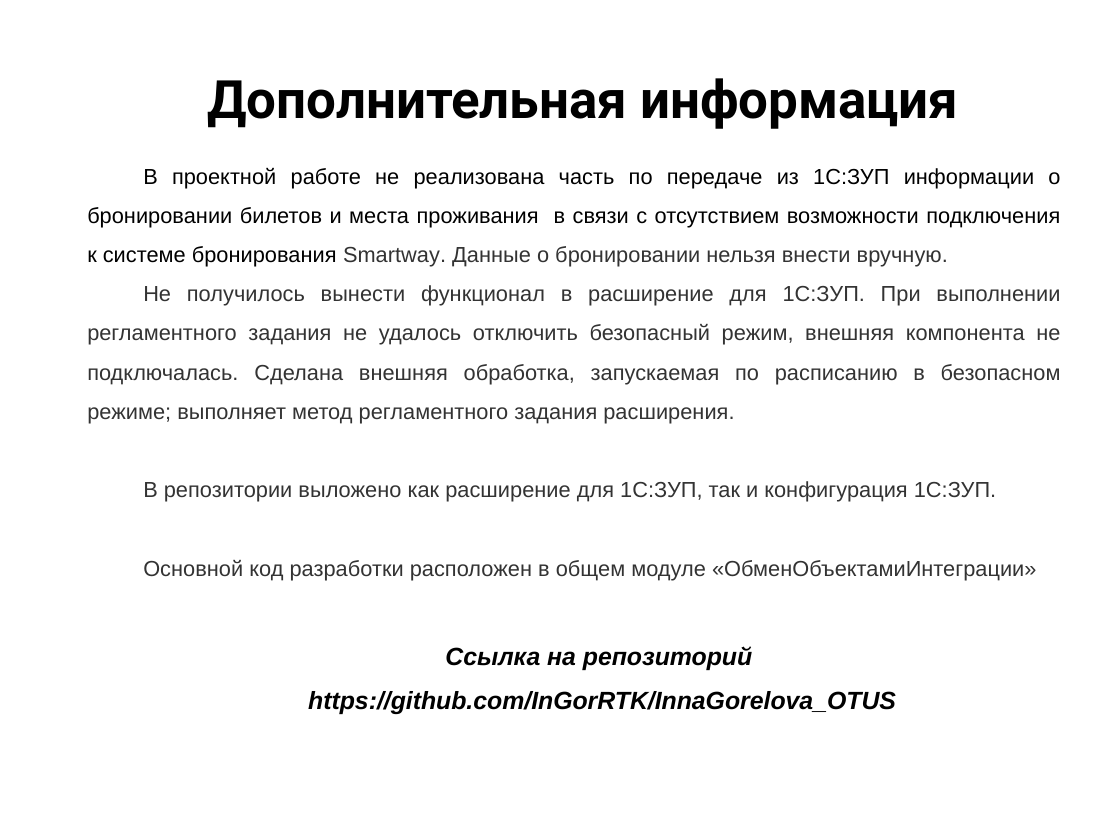
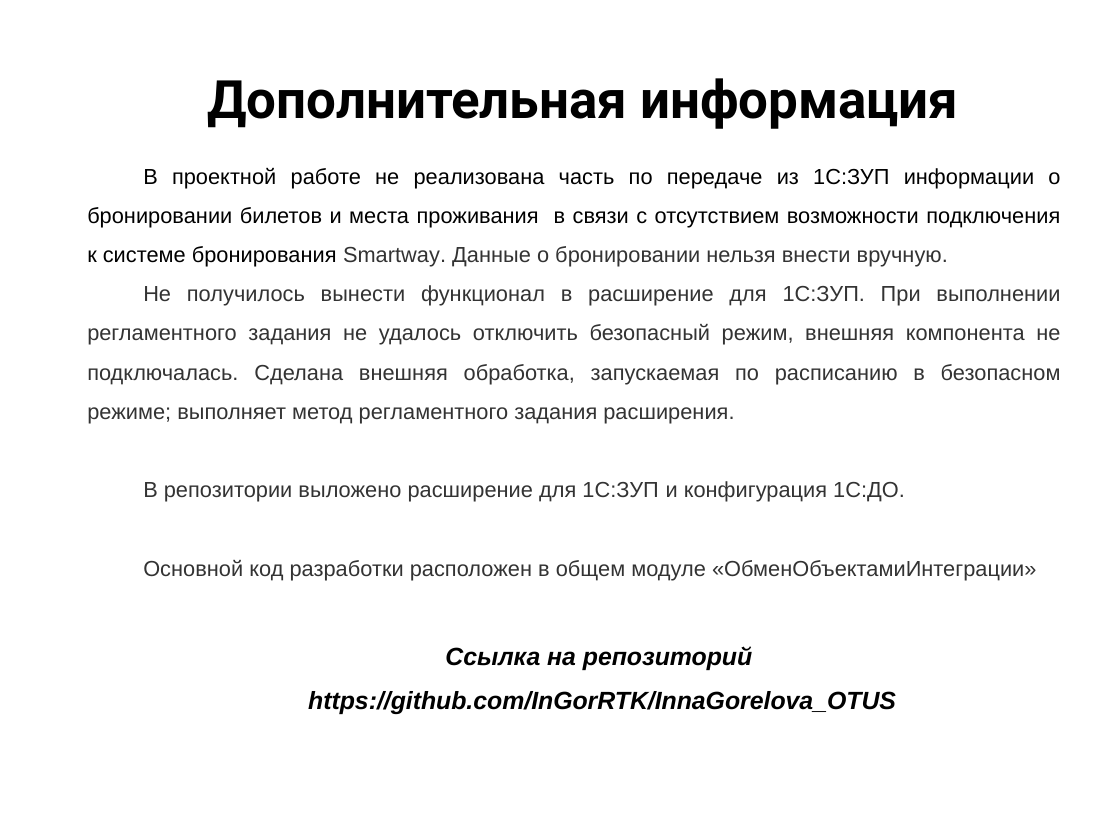
Before and after one commit to InGorRTK/InnaGorelova_OTUS, a slide deck: slide 19 of Документация/Презентация/Защита проекта ГореловаИС.pptx. Drawn at 1120x840 pixels with LibreOffice and Linux fonts; fonts in the diff are those of the drawing; background and template pictures are left out. Boxes give left, top, right and bottom in pixels: in the first picture for what was removed or moved away, otherwise in the second. Text is boxed around its words. In the diff, an @@ line names an element or a change of style, - is before the commit and + after.

Commit message:
Обновлена презентация

```diff
--- a/Документация/Презентация/Защита проекта ГореловаИС.pptx
+++ b/Документация/Презентация/Защита проекта ГореловаИС.pptx
@@ text at box(143, 481, 905, 502): text changed @@
-В репозитории выложено как расширение для 1С:ЗУП, так и конфигурация 1С:ЗУП.
+В репозитории выложено расширение для 1С:ЗУП и конфигурация 1С:ДО.
```
